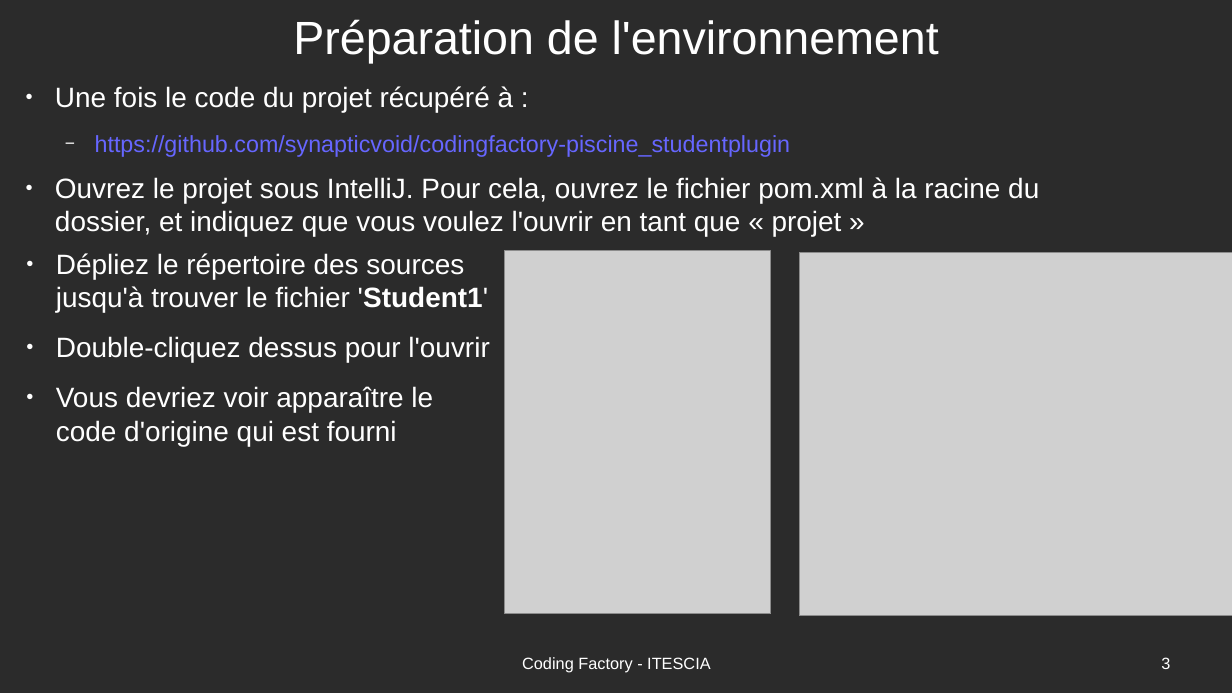
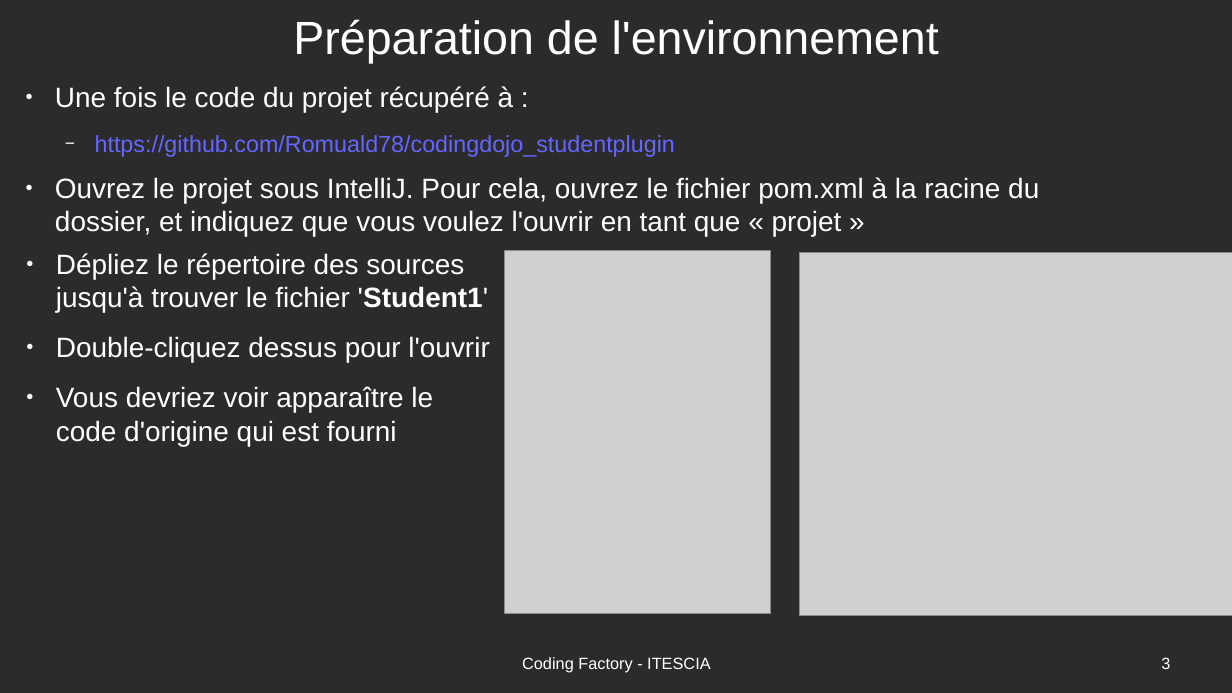
Before and after one commit to Romuald78/codingdojo_studentplugin, a slide deck: slide 3 of resources/doc/piscine_codingfactory-vaisseaux.odp. Drawn at 1232x693 pixels with LibreOffice and Linux fonts; fonts in the diff are those of the drawing; grey boxes stand for pictures; background and template pictures are left out; a plain dark background stands for a picture behind light text. Boxes give left, top, right and bottom in pixels: in the first picture for what was removed or moved away, otherwise in the second. Text is boxed around its words. In the diff, an @@ line names an element or a change of style, - is before the commit and + after.

```diff
--- a/resources/doc/piscine_codingfactory-vaisseaux.odp
+++ b/resources/doc/piscine_codingfactory-vaisseaux.odp
@@ text at <box>95,135,675,157</box>: text changed @@
-  − https://github.com/synapticvoid/codingfactory-piscine_studentplugin
+  − https://github.com/Romuald78/codingdojo_studentplugin
```
Also in this commit, not shown: 3 other files.
